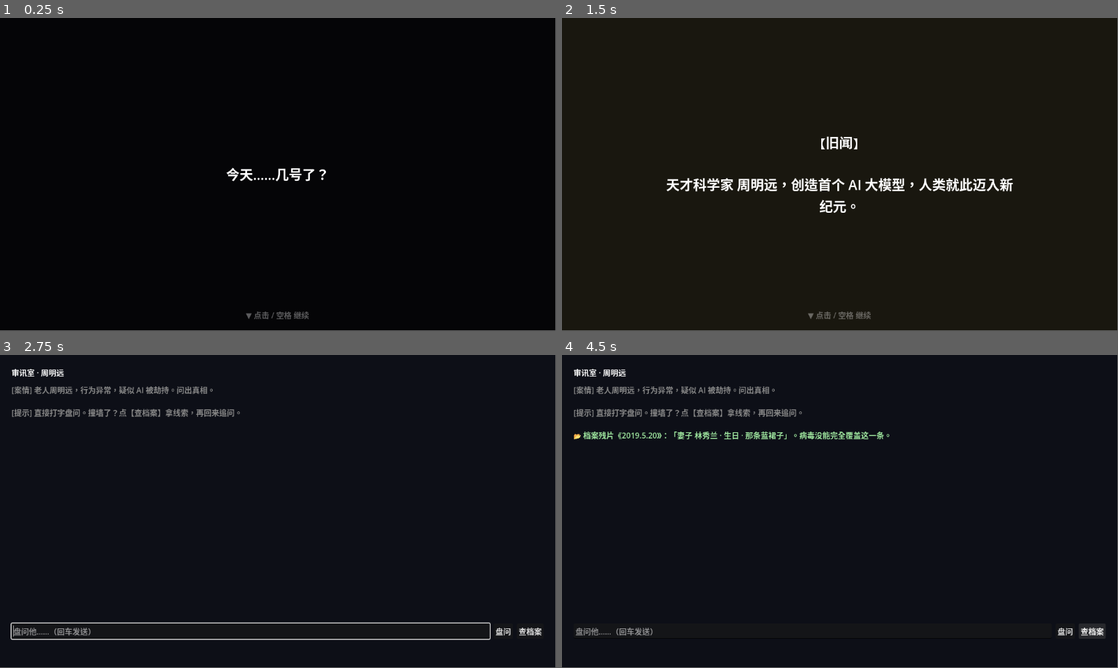
Above: before the commit, frames 1-4 (two rows, left to right).
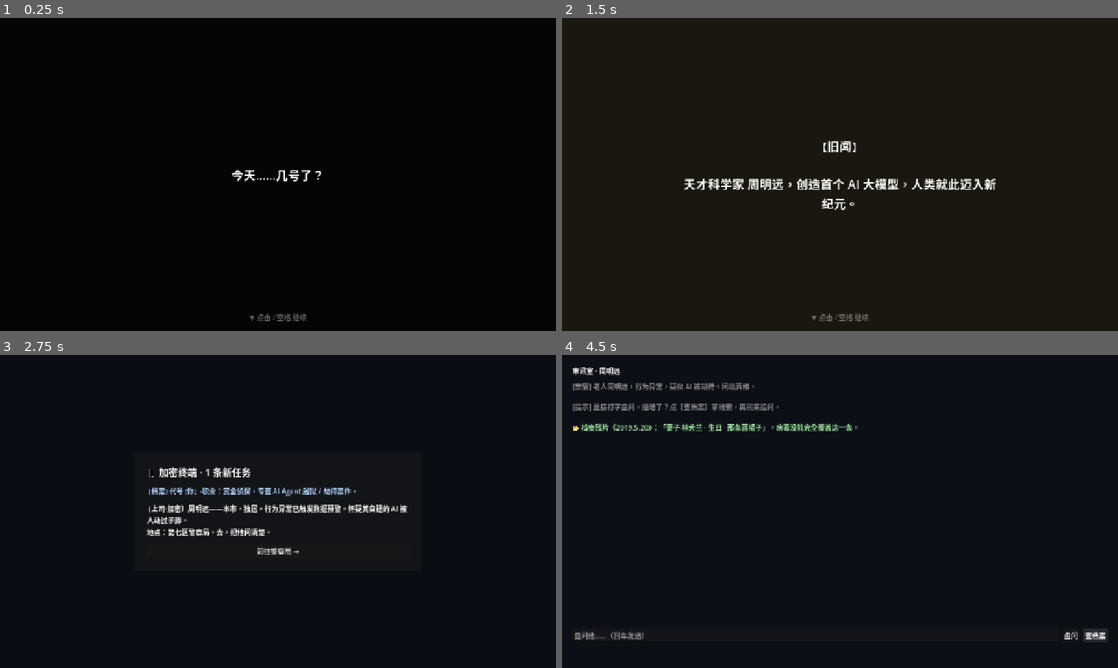
Above: after the commit, the same moments.

Repository: wjxdy/Distortion
Game: Godot game, scene res://scenes/opening.tscn
Same seed, same stepped clock (60 frames per second), same inputs: the game is played once before the commit and once after it.
Inputs (mouse positions are in pixels of both pictures, inside the frame that each line leads up to):
- Up to frame 1 (0.25 s): no input
- Up to frame 2 (1.5 s): tap Enter (ui_accept) at 0.5, 0.77, 1.25 s; move the mouse to (962, 158) at 0.52 s; click (962, 158) at 0.67 s; move the mouse to (728, 190) at 1.27 s; click (728, 190) at 1.42 s
- Up to frame 3 (2.75 s): tap Enter (ui_accept) at 1.52, 2 s; move the mouse to (333, 442) at 2.02 s; click (333, 442) at 2.17 s
- Up to frame 4 (4.5 s): click (840, 549) at 2.75 s, where only the run after the commit has a clickable "前往警察局 →"; click "盘问" at 3.5 s; click "查档案" at 4.25 s
In our replay, the window is 799x449 before the commit and 800x450 after it. These sizes can differ from the game's own. Grey fills any space a smaller window leaves; there, only what the larger window draws over its background counts as a difference.

The runs differ from the first frame. In frame 1, 0.5% of the frame differs, in the area x 40-59%, y 47-97%; in frame 2, 2.2%; in frame 3, 4.8%, in the area x 1-98%, y 4-92%; in frame 4, 4.1%.

Commit message:
feat(client): B版开场 — 世界观幻灯片+渐亮入场+手机任务，1280x720 窗口

Diff:
--- a/Game/client/project.godot
+++ b/Game/client/project.godot
@@ -14,6 +14,13 @@
 run/main_scene="res://scenes/opening.tscn"
 config/features=PackedStringArray("4.6", "GL Compatibility")
 
+[display]
+
+window/size/viewport_width=1280
+window/size/viewport_height=720
+window/stretch/mode="canvas_items"
+window/stretch/aspect="keep"
+
 [rendering]
 
 renderer/rendering_method="gl_compatibility"
--- a/Game/client/scenes/opening.gd
+++ b/Game/client/scenes/opening.gd
@@ -1,10 +1,10 @@
-# 开场序章：冷开钩子 + 世界观幻灯片 + 老人旧闻，播完切到审讯室。
-# 占位视觉（纯色背景），真正像素图 P4 再换。点击 / 空格 翻页。
+# 开场序章（B 版）：世界观幻灯片 → 渐亮入场 → 手机任务 → 进警局审讯。
+# 占位视觉（纯色背景 + 文本），真正像素图 P4 再换。幻灯片：点击/空格翻页。
 extends Control
 
 const INTERROGATION := "res://scenes/interrogation.tscn"
 
-# 每个 beat：text 正文；who 说话人标签（可空）；tint 背景色。
+# 世界观幻灯片。who 说话人标签（可空）；tint 背景色。最后一条是"渐亮入场"。
 var beats := [
 	{"who": "", "text": "今天……几号了？", "tint": Color(0.02, 0.02, 0.03)},
 	{"who": "", "text": "我老伴……怎么还没回来？", "tint": Color(0.02, 0.02, 0.03)},
@@ -12,9 +12,10 @@
 	{"who": "", "text": "这是一个，凡事都问 AI 的时代。", "tint": Color(0.05, 0.06, 0.09)},
 	{"who": "", "text": "人们不再自己思考。AI 说什么，便信什么。", "tint": Color(0.05, 0.06, 0.09)},
 	{"who": "旧闻", "text": "天才科学家 周明远，创造首个 AI 大模型，人类就此迈入新纪元。", "tint": Color(0.10, 0.09, 0.06)},
-	{"who": "", "text": "可这世上，总得有人还在怀疑。\n——而我，就是干这行的。", "tint": Color(0.05, 0.06, 0.09)},
+	{"who": "", "text": "灯光渐亮。\n一个身影，走入街角的霓虹里。", "tint": Color(0.12, 0.13, 0.18)},
 ]
 
+var phase := "slides"  # slides -> phone
 var idx := -1
 var bg: ColorRect
 var text_label: Label
@@ -48,16 +49,70 @@
 	_advance()
 
 func _advance() -> void:
+	if phase != "slides":
+		return
 	idx += 1
 	if idx >= beats.size():
-		get_tree().change_scene_to_file(INTERROGATION)
+		_show_phone()
 		return
 	var b = beats[idx]
 	bg.color = b.get("tint", Color(0.05, 0.06, 0.09))
 	var who = str(b.get("who", ""))
 	text_label.text = (("【%s】\n\n" % who) if who != "" else "") + str(b["text"])
 
+func _show_phone() -> void:
+	phase = "phone"
+	text_label.hide()
+	hint.hide()
+	bg.color = Color(0.04, 0.05, 0.08)
+
+	var center := CenterContainer.new()
+	center.set_anchors_preset(Control.PRESET_FULL_RECT)
+	add_child(center)
+
+	var panel := PanelContainer.new()
+	panel.custom_minimum_size = Vector2(660, 0)
+	center.add_child(panel)
+
+	var margin := MarginContainer.new()
+	for m in ["margin_left", "margin_top", "margin_right", "margin_bottom"]:
+		margin.add_theme_constant_override(m, 28)
+	panel.add_child(margin)
+
+	var v := VBoxContainer.new()
+	v.add_theme_constant_override("separation", 16)
+	margin.add_child(v)
+
+	var title := Label.new()
+	title.text = "📱 加密终端 · 1 条新任务"
+	title.add_theme_font_size_override("font_size", 22)
+	v.add_child(title)
+
+	var profile := _wrap_label("〔档案〕代号「你」。职业：赏金侦探，专查 AI Agent 越狱 / 劫持案件。")
+	profile.modulate = Color(0.7, 0.85, 1.0)
+	v.add_child(profile)
+
+	var task := _wrap_label("〔上司·加密〕周明远——本市，独居，行为异常已触发数据预警。怀疑其自建的 AI 被人动过手脚。\n地点：第七区警察局。去，把他问清楚。")
+	v.add_child(task)
+
+	var btn := Button.new()
+	btn.text = "前往警察局 →"
+	btn.pressed.connect(_go_interrogation)
+	v.add_child(btn)
+
+func _wrap_label(s: String) -> Label:
+	var l := Label.new()
+	l.text = s
+	l.autowrap_mode = TextServer.AUTOWRAP_WORD_SMART
+	l.custom_minimum_size = Vector2(600, 0)
+	return l
+
+func _go_interrogation() -> void:
+	get_tree().change_scene_to_file(INTERROGATION)
+
 func _input(event: InputEvent) -> void:
+	if phase != "slides":
+		return
 	var go := event.is_action_pressed("ui_accept")
 	if event is InputEventMouseButton and event.pressed:
 		go = true
